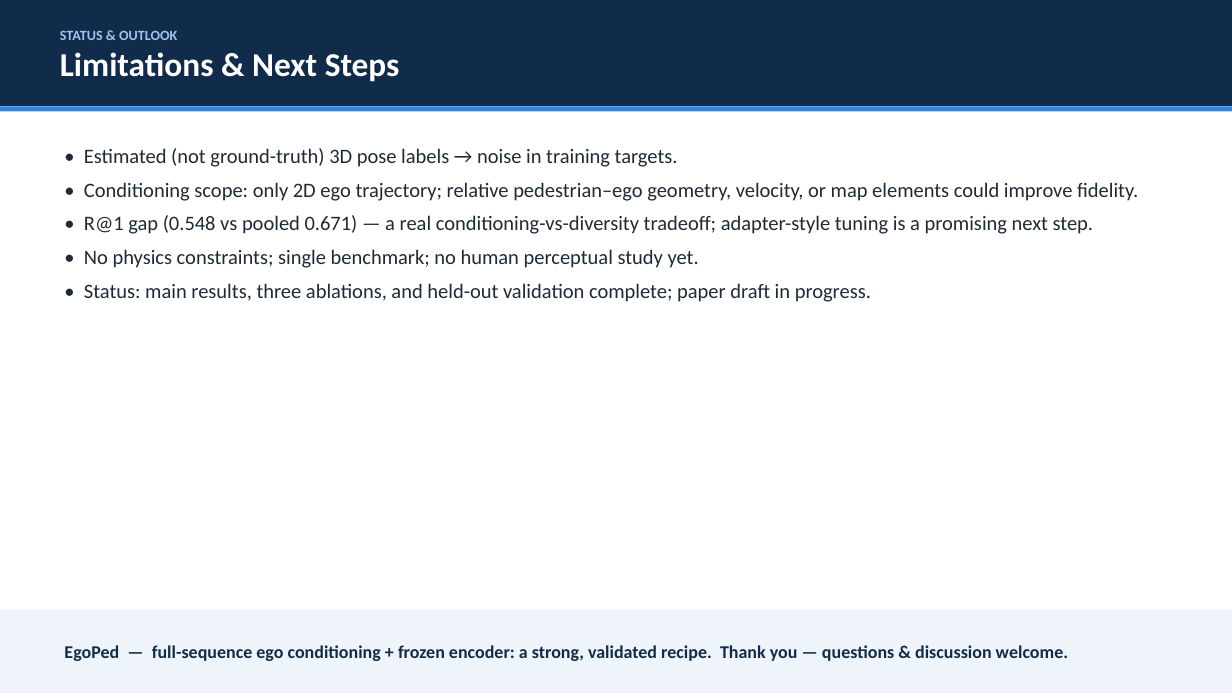
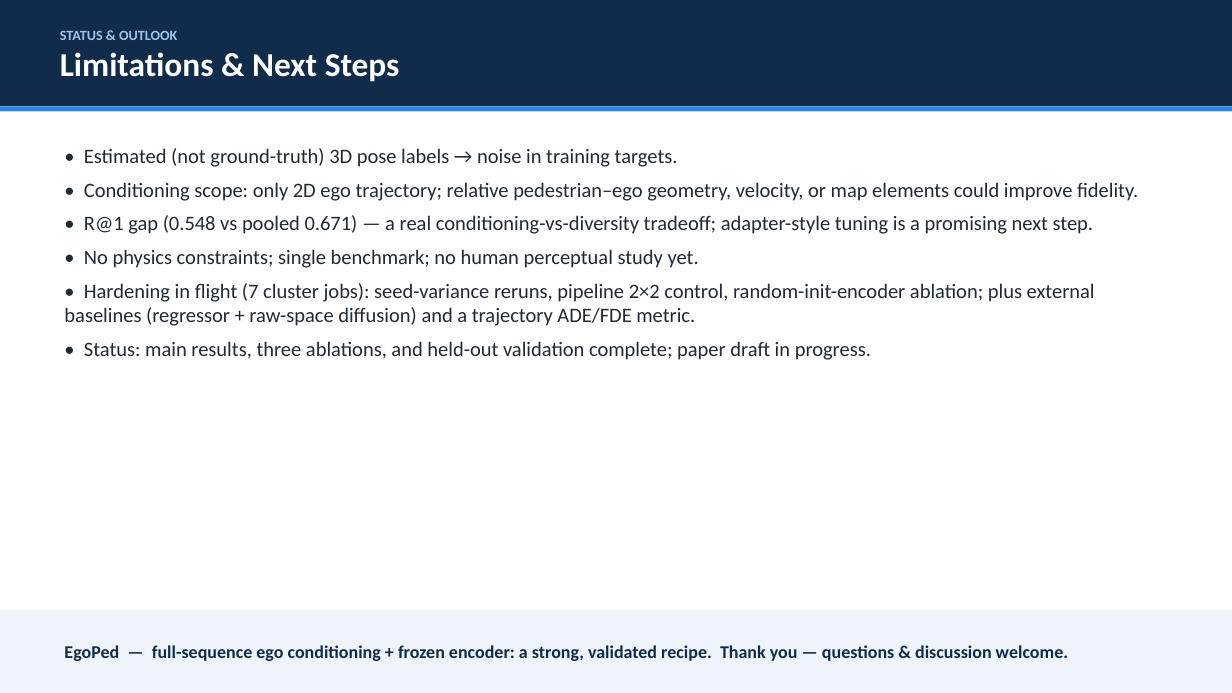
Before and after one commit to ers1804/motion-latent-diffusion, a slide deck: slide 14 of research/to_human/EgoPed_professor_deck.pptx. Drawn at 1232x693 pixels with LibreOffice and Linux fonts; fonts in the diff are those of the drawing. Boxes give left, top, right and bottom in pixels: in the first picture for what was removed or moved away, otherwise in the second. Text is boxed around its words. In the diff, an @@ line names an element or a change of style, - is before the commit and + after.

Commit message:
research(paper): sync deck with integrity finding #2 — pipeline honesty + confound caveat
Deck now matches the corrected paper: (1) arch-overview + dataset slides state
the interaction pipeline is used for VAE + pooled baseline while the main model
trains with uniform sampling/random windows; (2) main-result slide carries the
confound caveat with the in-flight 2x2 control; (3) limitations slide lists the
7-job hardening work in flight.

```diff
--- a/research/to_human/EgoPed_professor_deck.pptx
+++ b/research/to_human/EgoPed_professor_deck.pptx
@@ text at [64,283,1095,326]: paragraph added @@
+• Hardening in flight (7 cluster jobs): seed-variance reruns, pipeline 2×2 control, random-init-encoder ablation; plus external baselines (regressor + raw-space diffusion) and a trajectory ADE/FDE metric.
```
Also in this commit, not shown: 3 other slides changed.
